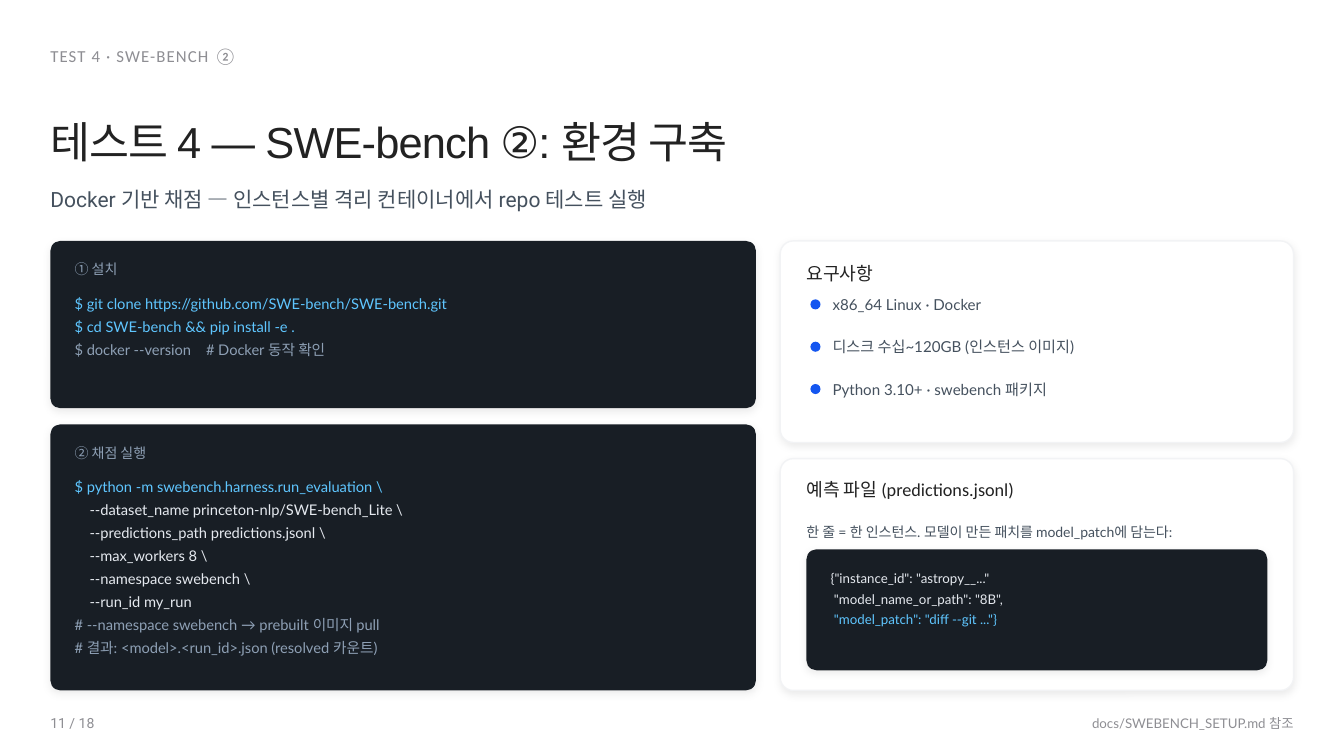
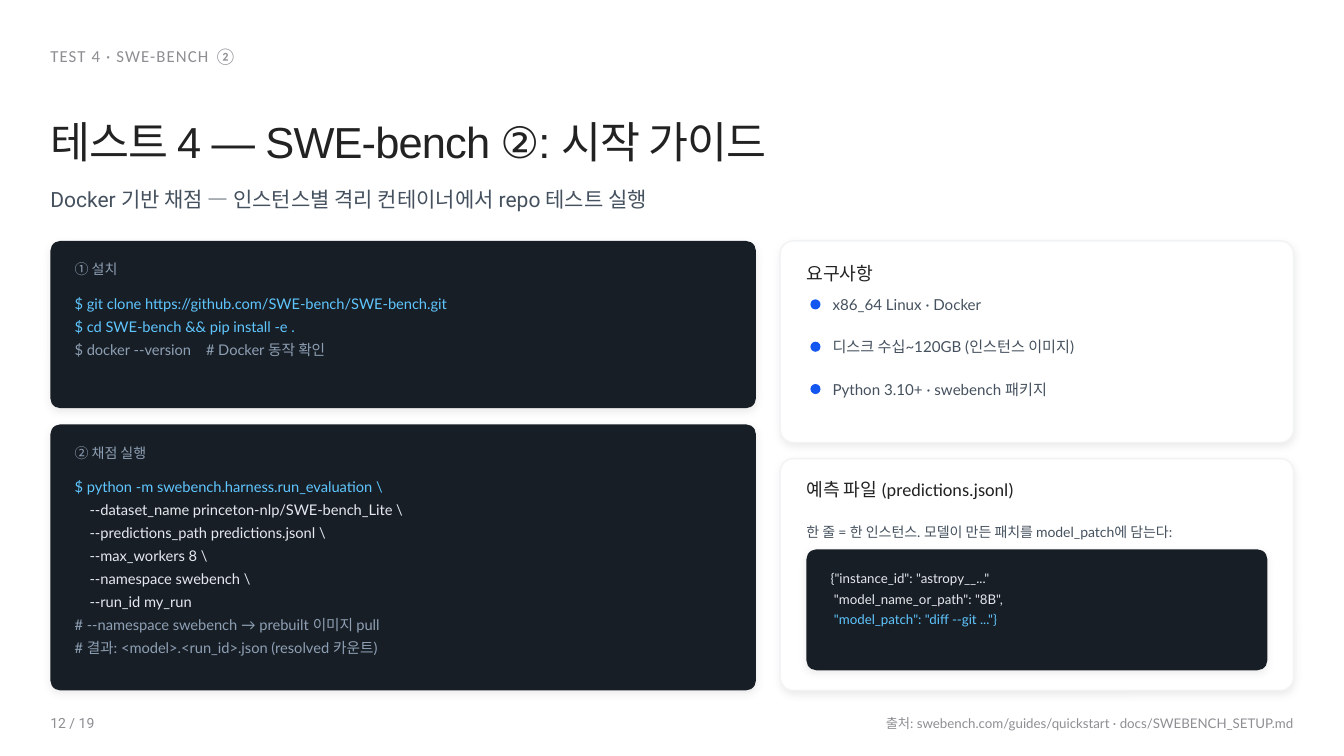
Before and after one commit to hyunjun1234/RNGD-proj, a slide deck: slide 12 of Model_Benchmark/ppt/RNGD_Benchmark.pptx (slide 11 before the commit). Drawn at 1344x756 pixels with LibreOffice and Linux fonts; fonts in the diff are those of the drawing. Boxes give left, top, right and bottom in pixels: in the first picture for what was removed or moved away, otherwise in the second. Text is boxed around its words. In the diff, an @@ line names an element or a change of style, - is before the commit and + after.

```diff
--- a/Model_Benchmark/ppt/RNGD_Benchmark.pptx
+++ b/Model_Benchmark/ppt/RNGD_Benchmark.pptx
@@ text at box(50, 122, 767, 162): text changed @@
-테스트 4 — SWE-bench ②: 환경 구축
+테스트 4 — SWE-bench ②: 시작 가이드
@@ text at box(50, 718, 95, 728): text changed @@
-11 / 18
+12 / 19
@@ text at box(886, 717, 1294, 731): text changed @@
-docs/SWEBENCH_SETUP.md 참조
+출처: swebench.com/guides/quickstart · docs/SWEBENCH_SETUP.md
```
Also in this commit, not shown: 13 other slides changed, 5 slides added, 4 slides removed, 6 other files.
